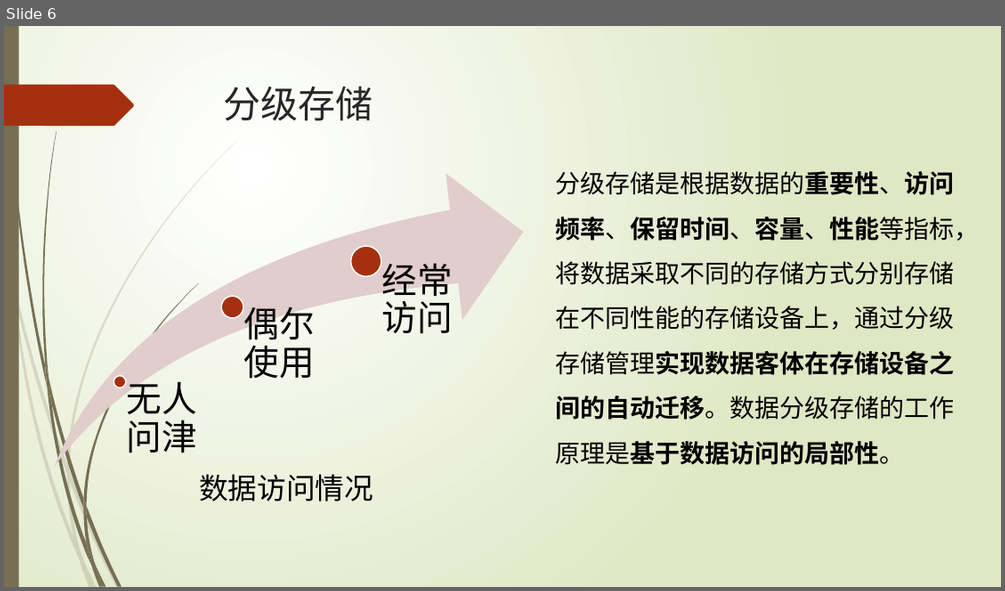
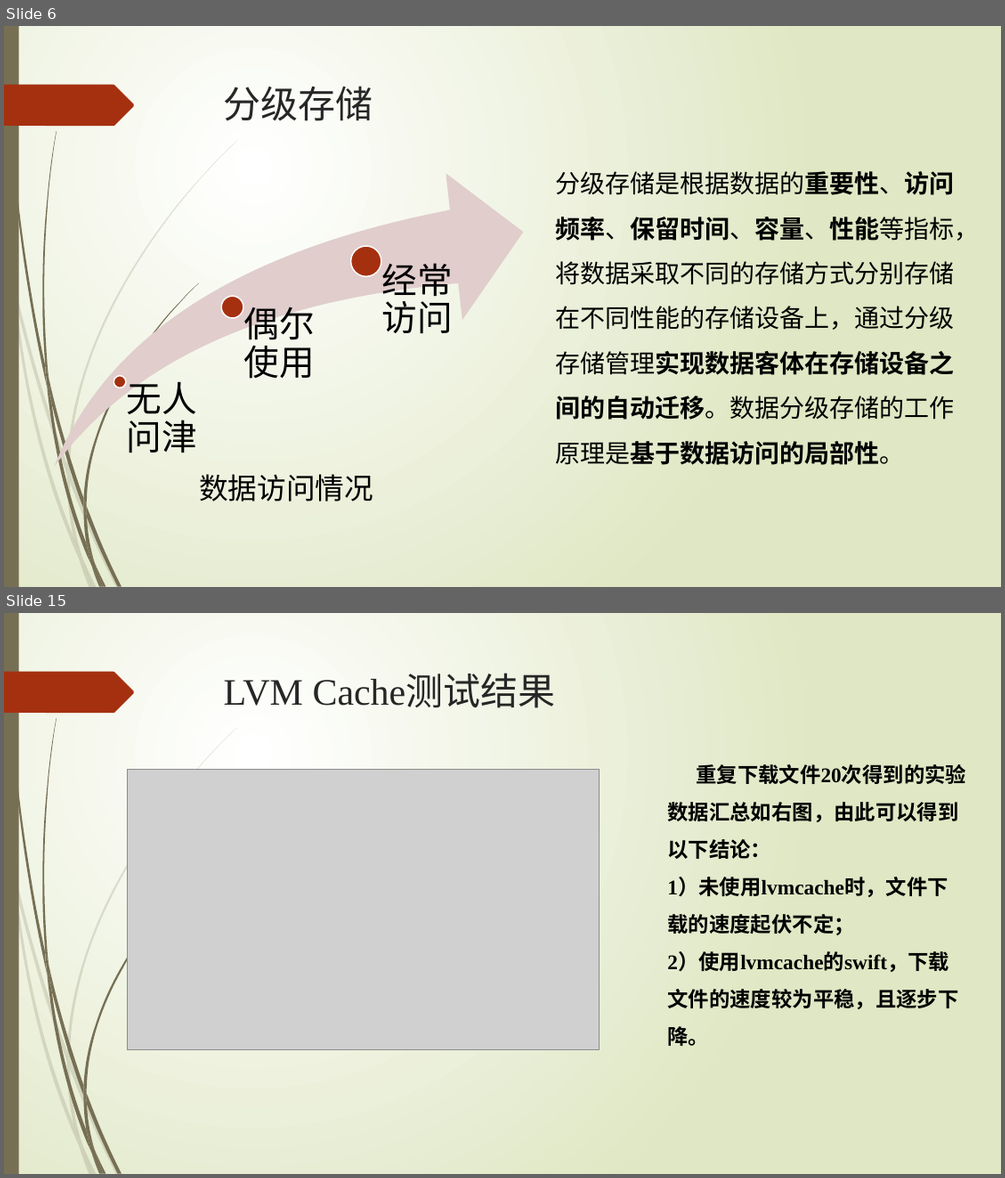
Before and after one commit to ys0232/SAIOinstall, a slide deck: 《海量对象文件存储》结题报告.pptx. Shown one above the other, each under a label of ours: slide 6 before the commit, slides 6 and 15 after it; the slides between them are not shown. The pictures are 1005x591 and 1005x1178 pixels, drawn with LibreOffice and Linux fonts; fonts in the diff are those of the drawing; grey boxes stand for pictures. Boxes give left, top, right and bottom in pixels: in the first picture for what was removed or moved away, otherwise in the second. Text is boxed around its words. In the diff, an @@ line names an element or a change of style, - is before the commit and + after.

```diff
--- a/《海量对象文件存储》结题报告.pptx
+++ b/《海量对象文件存储》结题报告.pptx
@@ slide 15 added at [4, 613, 1001, 1174], background gradient #FFFFFF to #DFE8C4; not listed: 24 template elements that a slide beside it also shows @@
@@ title added at [224, 675, 556, 708], 36 pt, text #262626 @@
+LVM Cache测试结果
@@ picture added at [128, 769, 599, 1050] @@
@@ text added at [667, 764, 966, 1046], 20 pt, text #000000, bold @@
+重复下载文件20次得到的实验数据汇总如右图，由此可以得到以下结论：
+1）未使用lvmcache时，文件下载的速度起伏不定；
+2）使用lvmcache的swift，下载文件的速度较为平稳，且逐步下降。
```
Also in this commit, not shown: 11 slides changed, 1 other slide added, 2 slides removed, 11 other files.
